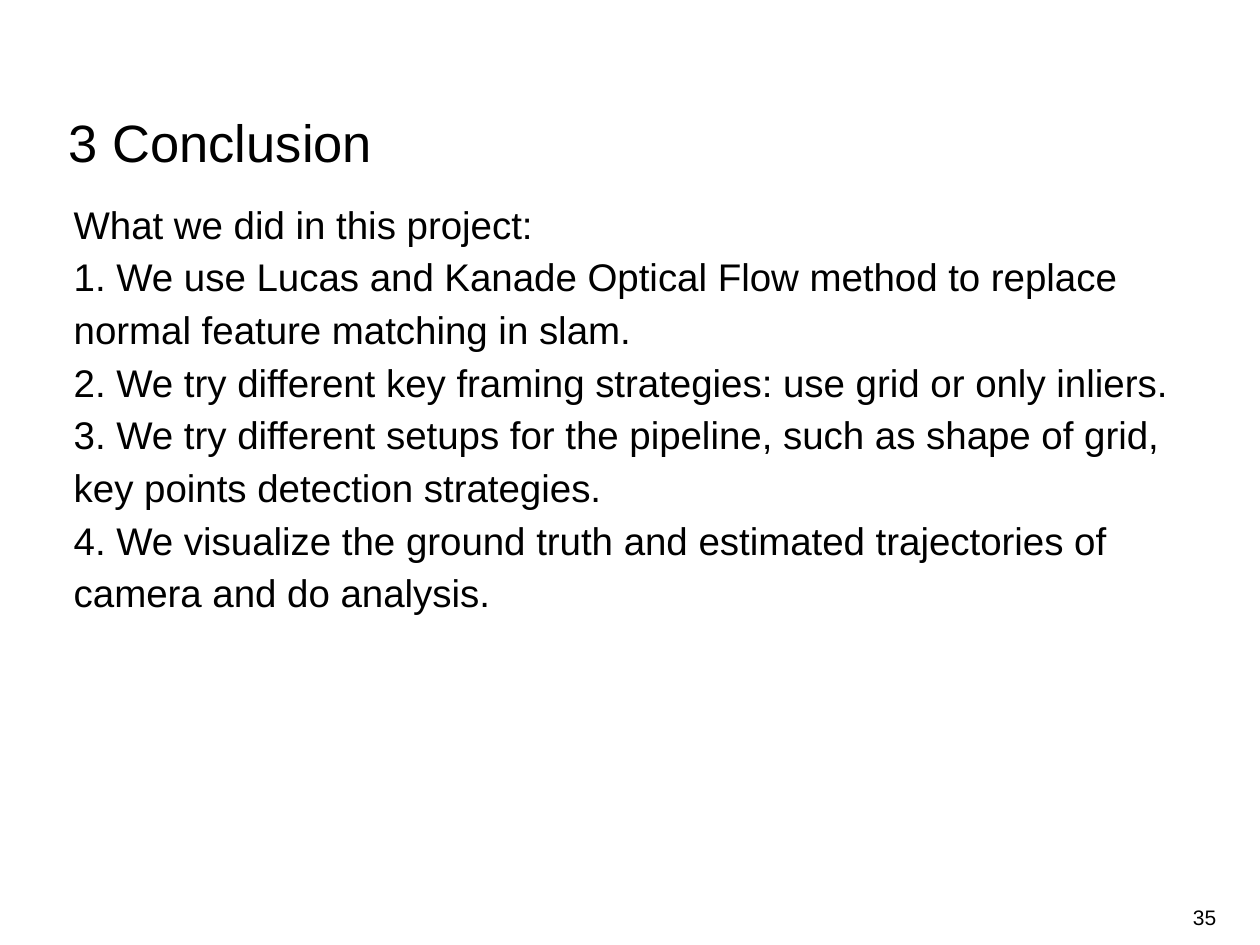
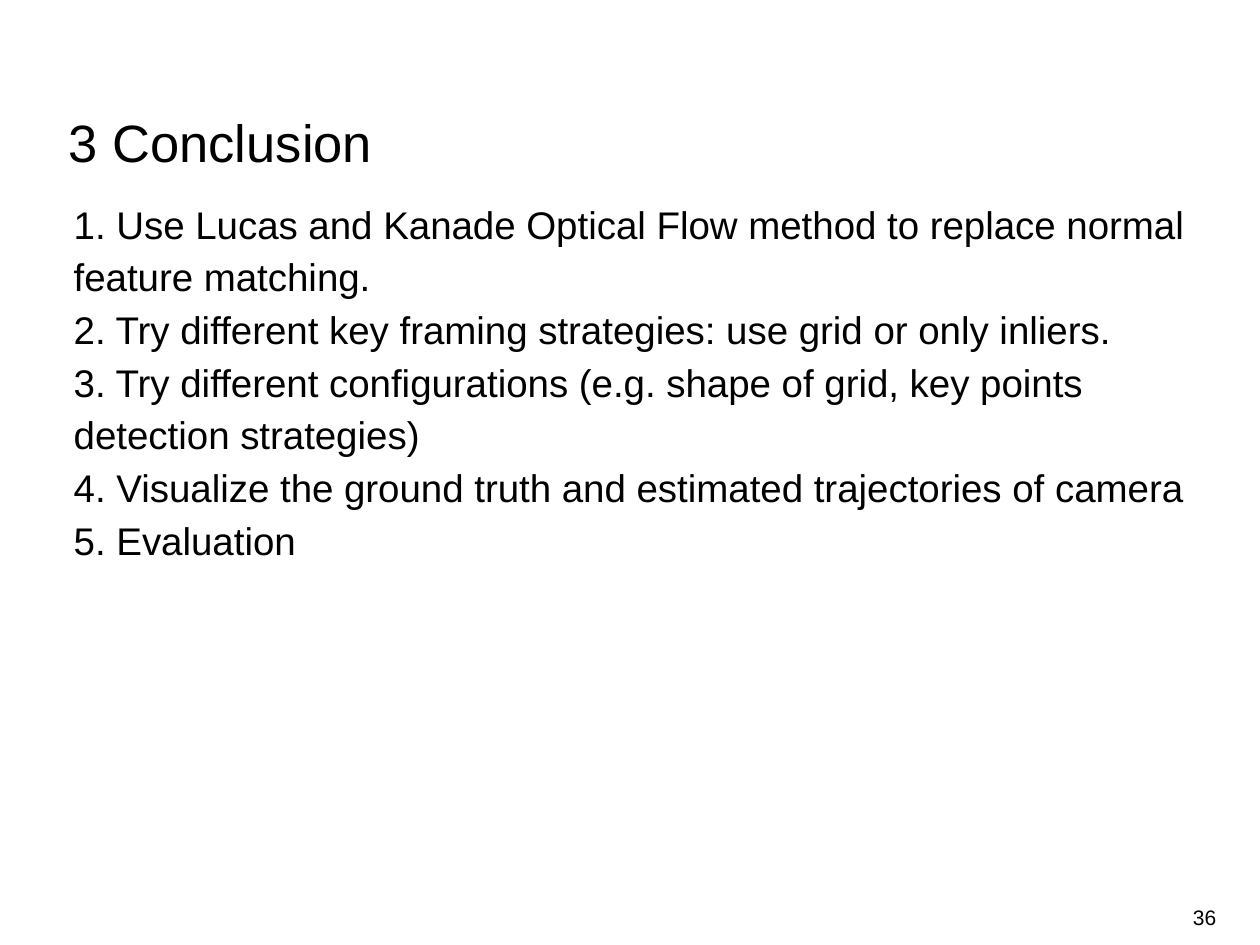
Before and after one commit to Tom-Huang/visual_navigation, a slide deck: slide 36 of FInal_Indirect Visual Odometry with Optical Flow.pdf.odp (slide 35 before the commit). Drawn at 1260x945 pixels with LibreOffice and Linux fonts; fonts in the diff are those of the drawing; background and template pictures are left out. Boxes give left, top, right and bottom in pixels: in the first picture for what was removed or moved away, otherwise in the second. Text is boxed around its words. In the diff, an @@ line names an element or a change of style, - is before the commit and + after.

Commit message:
improved PPT

```diff
--- a/FInal_Indirect Visual Odometry with Optical Flow.pdf.odp
+++ b/FInal_Indirect Visual Odometry with Optical Flow.pdf.odp
@@ text at bbox=[74, 211, 1183, 556]: text changed @@
-What we did in this project:
-1. We use Lucas and Kanade Optical Flow method to replace normal feature matching in slam.
-2. We try different key framing strategies: use grid or only inliers.
-3. We try different setups for the pipeline, such as shape of grid, key points detection strategies.
-4. We visualize the ground truth and estimated trajectories of camera and do analysis.
+1. Use Lucas and Kanade Optical Flow method to replace normal feature matching.
+2. Try different key framing strategies: use grid or only inliers.
+3. Try different configurations (e.g. shape of grid, key points detection strategies)
+4. Visualize the ground truth and estimated trajectories of camera
+5. Evaluation
@@ page number at bbox=[1193, 910, 1216, 926]: text changed @@
-35
+36
```
Also in this commit, not shown: 17 other slides changed, 1 slide added, 2 other files.
